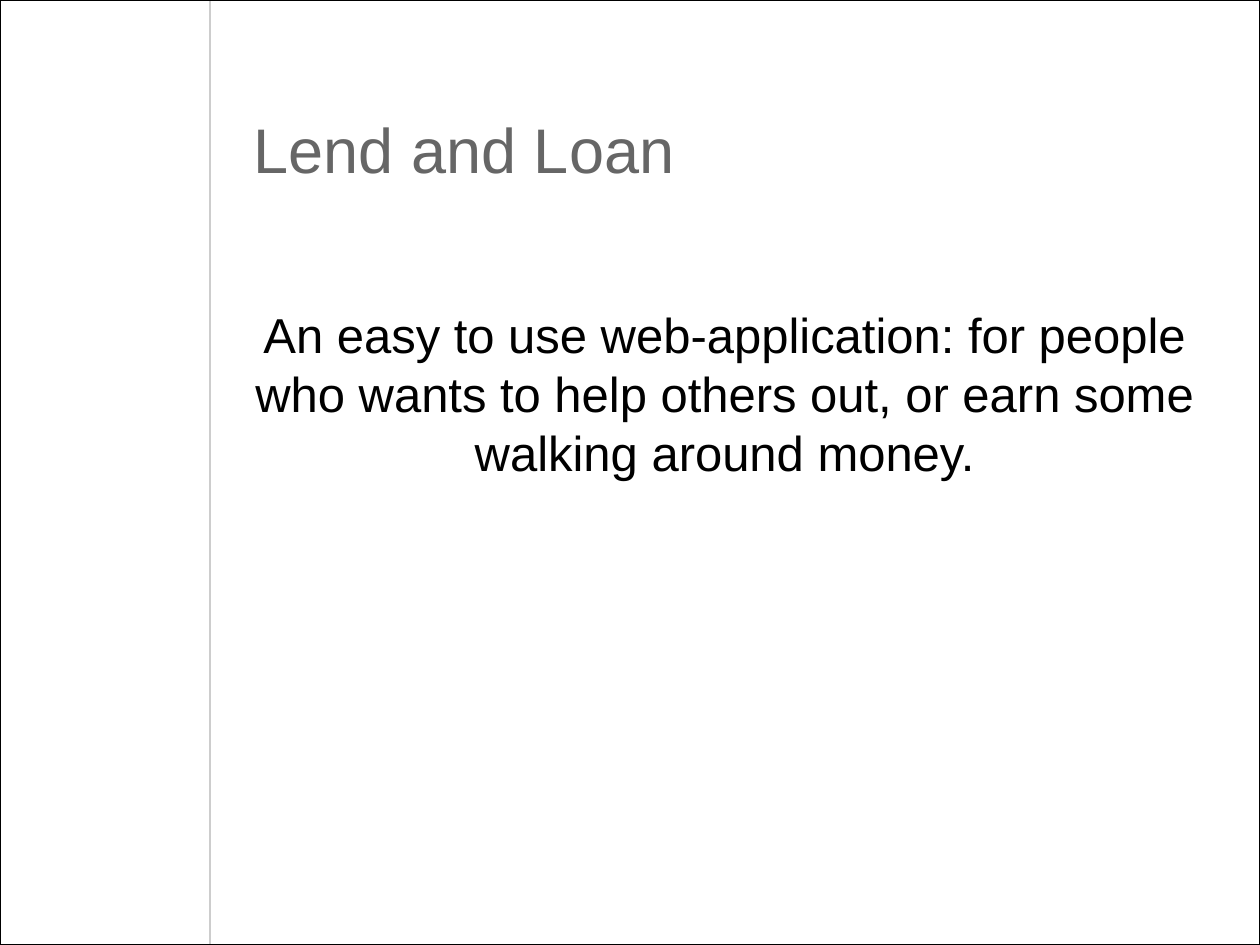
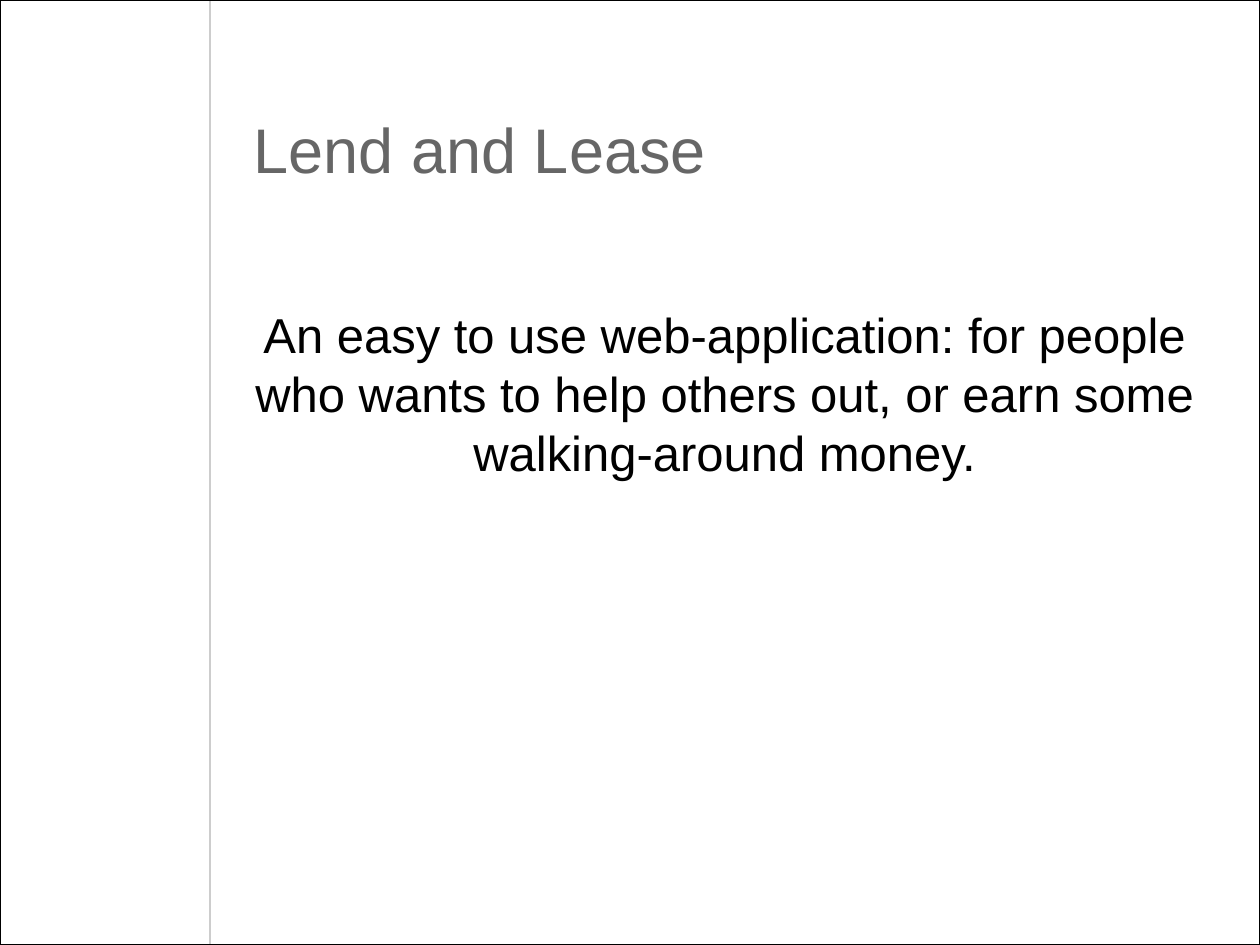
Before and after one commit to Dellman/Lend-and-Lease-Clone, a slide deck: slide 1 of mid_term_presentation.odp. Drawn at 1260x945 pixels with LibreOffice and Linux fonts; fonts in the diff are those of the drawing; background and template pictures are left out. Boxes give left, top, right and bottom in pixels: in the first picture for what was removed or moved away, otherwise in the second. Text is boxed around its words. In the diff, an @@ line names an element or a change of style, - is before the commit and + after.

Commit message:
midtermpresentation now is lend and lease not lend and loan

```diff
--- a/mid_term_presentation.odp
+++ b/mid_term_presentation.odp
@@ title at box(254, 127, 706, 174): text changed @@
-Lend and Loan
+Lend and Lease
@@ subtitle at box(255, 317, 1194, 481): text changed @@
-An easy to use web-application: for people who wants to help others out, or earn some walking around money.
+An easy to use web-application: for people who wants to help others out, or earn some walking-around money.
```
Also in this commit, not shown: 1 other slide changed.
